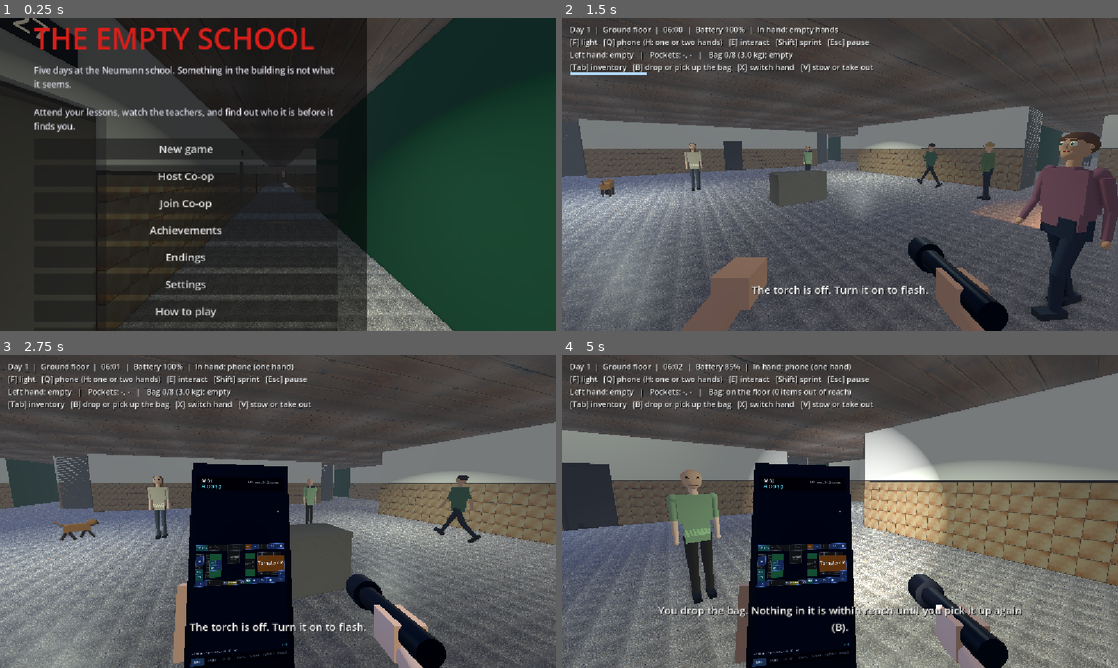
Above: before the commit, frames 1-4 (two rows, left to right).
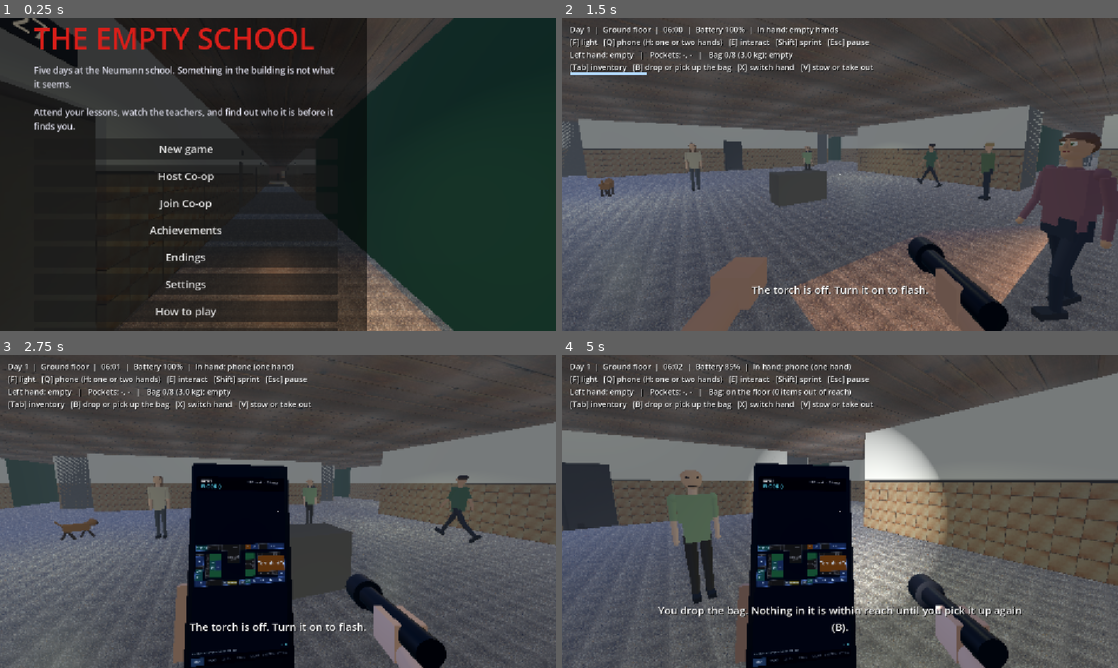
Above: after the commit, the same moments.

Repository: CsPS0/Neumann-Survival-Week
Game: Godot game, scene res://scenes/main.tscn
Same seed, same stepped clock (60 frames per second), same inputs: the game is played once before the commit and once after it.
Inputs (mouse positions are in pixels of both pictures, inside the frame that each line leads up to):
- Up to frame 1 (0.25 s): no input
- Up to frame 2 (1.5 s): click "New game" at 0.5 s; tap Enter at 1.25 s; move the mouse to (867, 174) at 1.27 s; hold W (move_forward) from 1.28 s (still down); hold T (flash) from 1.28 s (still down)
- Up to frame 3 (2.75 s): keep holding W (move_forward); tap F (flashlight) at 1.55, 2.1 s; move the mouse to (250, 511) at 2.02 s; release T (flash) at 2.03 s; tap Q (phone) at 2.3 s
- Up to frame 4 (5 s): keep holding W (move_forward); move the mouse to (851, 505) at 2.77 s; hold Q (phone) 2.78-3.53 s; tap T (flash) at 3.05 s; move the mouse to (834, 517) at 3.52 s; tap B (bag) at 3.6 s; tap F (flashlight) at 3.8 s; move the mouse to (878, 514) at 4.27 s; hold T (flash) from 4.28 s (still down); tap Q (phone) at 4.55 s

The runs differ from the first frame. In frame 1, 2.6% of the frame differs, in the area x 0-82%, y 0-100%; in frame 2, 19%; in frame 3, 22%; in frame 4, 28%, in the area x 0-100%, y 3-100%.

Commit message:
Add low-end graphics options and optional real-time lamps (#36)
Prepares HORROR-GAME for the older school PCs, with a 60 fps target on
integrated graphics.

## Changes
- New `scripts/graphics.gd`: Low, Medium and High presets, plus these
single settings: render scale, real-time lamps, shadows, view distance,
ambient occlusion and volumetric fog, anti-aliasing (off, FXAA, MSAA
2x), VSync and FPS limit. All are saved in `profile.cfg`.
- Settings menu: preset dropdown (shows Custom when a single setting
differs) and the new rows, inside a scroll area.
- Real-time lamps off: lamps, sun shadows and extra lights (candles, lab
fire, phone flash) are switched off. Ambient light stands in: bright by
day, flickering at dusk and during pranks, faint glow at night. The
flashlight stays.
- First start picks Low on integrated or software GPUs and on mobile,
High on discrete cards. Old profiles keep their saved preset.
- XR keeps its own render target. Phones and headsets keep their lamps.
- README documents the options and the `--rendering-method
gl_compatibility` launch flag for very old GPUs.

## Verification
- Godot 4.7 headless import and 120 frames of the main scene: no errors.
- Scratch script: presets match themselves, a single tweak shows Custom,
the ambient fallback and sun shadow switch work.
- Not tested on real hardware, Android, Quest or the Compatibility
renderer.

No map layout files are touched.

Diff:
--- a/HORROR-GAME/scripts/day_night.gd
+++ b/HORROR-GAME/scripts/day_night.gd
@@ -10,6 +10,8 @@
 const DUSK := 17.0 * 60.0 + 30.0
 const NIGHT := 18.0 * 60.0
 const LAMP_ENERGY := 1.4
+const FAKE_LAMP_AMBIENT := 0.45   ## Ambient light added at full lamp power when dynamic lighting is off.
+const FAKE_NIGHT_AMBIENT := 0.06  ## Faint fill at night when dynamic lighting is off, so shapes stay readable.
 
 @export var minutes_per_second := 2.0   ## 600 game minutes of daylight last 5 real minutes.
 
@@ -18,7 +20,9 @@
 var is_night := false
 var environment: Environment
 var sun: DirectionalLight3D     ## The sun: moves east to west between 06:00 and 18:00, shadows come from the walls.
-var quality := 2                ## 0 low (mobile, Quest), 1 medium, 2 high. See set_quality().
+var quality := 2                ## Sun shadow tier: 0 off, 1 medium, 2 high. See set_graphics().
+var dynamic_lighting := true    ## Off: no lamp or sun shadow lights, ambient light stands in for the lamps.
+var effects := true             ## SSAO and volumetric fog.
 
 var _lamps: Array[SpotLight3D] = []
 var _darkness := 0.0           ## 0 = day, 1 = night.
@@ -35,6 +39,7 @@
 
 func register_lamp(lamp: SpotLight3D) -> void:
 	_lamps.append(lamp)
+	_apply_lamp_state(lamp)
 
 
 ## Sun, sky and the ground outside the windows.
@@ -67,24 +72,43 @@
 	set_quality(quality)
 
 
-## Shadow range, shadow atlas size and the effects that cost the most. Mobile and Quest builds start on 0.
+## Preset-style entry point, kept for callers that only know the level (0 low, 1 medium, 2 high).
 func set_quality(level: int) -> void:
-	quality = clampi(level, 0, 2)
+	set_graphics(level > 0, level, level >= 2)
+
+
+## Lamps and sun shadows, shadow range and atlas size, and the effects that cost the most.
+## `shadow_level` 0 is off, 1 sun and flashlight only, 2 adds shadows from the lamps.
+func set_graphics(dynamic: bool, shadow_level: int, with_effects: bool) -> void:
+	dynamic_lighting = dynamic
+	quality = clampi(shadow_level, 0, 2)
+	effects = with_effects
 	if sun:
+		sun.shadow_enabled = dynamic and quality > 0
 		match quality:
-			0:
-				sun.directional_shadow_mode = DirectionalLight3D.SHADOW_ORTHOGONAL
-				sun.directional_shadow_max_distance = 30.0
 			1:
 				sun.directional_shadow_mode = DirectionalLight3D.SHADOW_PARALLEL_2_SPLITS
 				sun.directional_shadow_max_distance = 45.0
-			_:
+			2:
 				sun.directional_shadow_mode = DirectionalLight3D.SHADOW_PARALLEL_4_SPLITS
 				sun.directional_shadow_max_distance = 70.0
 	RenderingServer.directional_shadow_atlas_set_size([1024, 2048, 4096][quality], true)
 	if environment:
-		environment.ssao_enabled = quality >= 2 and not _is_mobile()
+		environment.ssao_enabled = effects and dynamic and _effects_supported()
+	for lamp in _lamps:
+		_apply_lamp_state(lamp)
 	_apply_sky()
+
+
+func _apply_lamp_state(lamp: SpotLight3D) -> void:
+	lamp.shadow_enabled = dynamic_lighting and quality >= 2
+	if not dynamic_lighting:
+		lamp.visible = false
+
+
+## SSAO and volumetric fog need the Forward+ renderer.
+func _effects_supported() -> bool:
+	return not _is_mobile() and RenderingServer.get_current_rendering_method() == "forward_plus"
 
 
 func _is_mobile() -> bool:
@@ -139,11 +163,13 @@
 	_apply_sun()
 	if environment:
 		environment.ambient_light_energy = lerpf(0.3, 0.015, _darkness)
+		if not dynamic_lighting:
+			environment.ambient_light_energy += FAKE_NIGHT_AMBIENT + FAKE_LAMP_AMBIENT * _lamp_energy() / LAMP_ENERGY
 		environment.ambient_light_color = Color(0.85, 0.88, 0.9).lerp(Color(0.35, 0.4, 0.6), _darkness)
 		environment.fog_density = lerpf(0.004, 0.045, _darkness)
 		environment.fog_light_color = Color(0.55, 0.62, 0.7).lerp(Color(0.015, 0.02, 0.03), _darkness)
 		environment.fog_sky_affect = 0.0
-		if quality >= 1 and not _is_mobile():
+		if effects and dynamic_lighting and _effects_supported():
 			# Thin by day, so the sun shows as beams through the windows. Thick at night.
 			environment.volumetric_fog_enabled = true
 			environment.volumetric_fog_density = lerpf(0.03, 0.032, _darkness)
@@ -151,18 +177,25 @@
 			environment.volumetric_fog_emission = Color(0.01, 0.01, 0.02)
 		else:
 			environment.volumetric_fog_enabled = false
-	var flicker := _darkness > 0.05 and _darkness < 0.98
-	var night_flicker := _darkness >= 0.98
-	for lamp in _lamps:
-		var energy := LAMP_ENERGY * (1.0 - _darkness) * lerpf(0.75, 1.0, _darkness)   # Daylight does part of the work.
-		if flicker and randf() < 0.2:
+	if dynamic_lighting:
+		for lamp in _lamps:
+			var energy := _lamp_energy()
+			lamp.light_energy = energy
+			lamp.visible = energy > 0.01
+
+
+## Power of one lamp right now: full by day, flickering at dusk, mostly dead at night and during a haunting.
+## With dynamic lighting off the same value drives the ambient light, so the flicker pranks still show.
+func _lamp_energy() -> float:
+	var energy := LAMP_ENERGY * (1.0 - _darkness) * lerpf(0.75, 1.0, _darkness)   # Daylight does part of the work.
+	if _darkness > 0.05 and _darkness < 0.98:
+		if randf() < 0.2:
 			energy *= randf_range(0.0, 0.8)
-		elif night_flicker and randf() < 0.01:
-			energy = randf_range(0.12, 0.45)
-		if _flicker_left > 0.0 and randf() < 0.6:
-			energy = 0.0
-		lamp.light_energy = energy
-		lamp.visible = energy > 0.01
+	elif _darkness >= 0.98 and randf() < 0.01:
+		energy = randf_range(0.12, 0.45)
+	if _flicker_left > 0.0 and randf() < 0.6:
+		energy = 0.0
+	return energy
 
 
 ## Sun position from the clock: rises in the east at 06:00, is highest at noon, sets in the west at 18:00.
--- /dev/null
+++ b/HORROR-GAME/scripts/graphics.gd
@@ -0,0 +1,101 @@
+extends RefCounted
+## Graphics quality: the presets, the single settings and the code that applies them to the engine.
+## Low-end PCs: "dynamic_lighting" off replaces every lamp with ambient light (see day_night.gd), which is the biggest saving.
+
+const KEYS: Array[String] = ["render_scale", "dynamic_lighting", "shadows", "view_distance", "effects", "aa", "vsync", "fps_cap"]
+const PRESET_NAMES: Array[String] = ["Low", "Medium", "High"]
+const ALL_LAYERS := 0xFFFFF
+
+## Whether lights outside the school lamps (candles, fires, the phone flash) are on. Read when they are created.
+static var dynamic_lighting := true
+
+
+static func is_mobile() -> bool:
+	return OS.has_feature("mobile") or OS.has_feature("android") or OS.has_feature("web") or OS.has_feature("ios")
+
+
+static func is_compatibility() -> bool:
+	return RenderingServer.get_current_rendering_method() == "gl_compatibility"
+
+
+## Preset used on first start: weak graphics chips (integrated, software) start on Low, discrete cards on High.
+static func detect_quality() -> int:
+	if is_mobile():
+		return 0
+	if DisplayServer.get_name() == "headless":
+		return 2
+	match RenderingServer.get_video_adapter_type():
+		RenderingDevice.DEVICE_TYPE_DISCRETE_GPU, RenderingDevice.DEVICE_TYPE_VIRTUAL_GPU:
+			return 2
+		RenderingDevice.DEVICE_TYPE_INTEGRATED_GPU, RenderingDevice.DEVICE_TYPE_CPU:
+			return 0
+		_:
+			return 1
+
+
+## Values of preset 0 (Low), 1 (Medium) or 2 (High). Phones and headsets keep their lamps: the mobile renderer handles them.
+static func preset_values(level: int) -> Dictionary:
+	var mobile := is_mobile()
+	match clampi(level, 0, 2):
+		0:
+			return {"render_scale": 0.75 if mobile else 0.6, "dynamic_lighting": mobile, "shadows": 1 if mobile else 0,
+					"view_distance": 70.0, "effects": false, "aa": 0, "vsync": true, "fps_cap": 0}
+		1:
+			return {"render_scale": 0.85, "dynamic_lighting": true, "shadows": 1, "view_distance": 120.0,
+					"effects": false, "aa": 1, "vsync": true, "fps_cap": 0}
+		_:
+			return {"render_scale": 1.0, "dynamic_lighting": true, "shadows": 2, "view_distance": 250.0,
+					"effects": true, "aa": 0 if mobile else 2, "vsync": true, "fps_cap": 0}
+
+
+## The preset whose values equal the current settings, or PRESET_NAMES.size() when they match none (custom).
+static func matching_preset(profile: Node) -> int:
+	for level in PRESET_NAMES.size():
+		var values := preset_values(level)
+		var same := true
+		for key: String in KEYS:
+			var want: Variant = values[key]
+			var have: Variant = profile.get_setting(key)
+			if want is bool:
+				same = same and have == want
+			else:
+				same = same and is_equal_approx(float(have), float(want))
+		if same:
+			return level
+	return PRESET_NAMES.size()
+
+
+## Tags a light that is not a school lamp. It is switched off with the other dynamic lights.
+static func tag_extra(light: Light3D) -> void:
+	light.add_to_group("extra_light")
+	if not dynamic_lighting:
+		light.light_cull_mask = 0
+
+
+static func apply(profile: Node, viewport: Viewport, player: Node, daynight: Node) -> void:
+	var dynamic: bool = profile.get_setting("dynamic_lighting")
+	var shadows := int(profile.get_setting("shadows"))
+	dynamic_lighting = dynamic
+	if daynight:
+		daynight.set_graphics(dynamic, shadows, profile.get_setting("effects"))
+	for light: Light3D in viewport.get_tree().get_nodes_in_group("extra_light"):
+		light.light_cull_mask = ALL_LAYERS if dynamic else 0
+	if not viewport.use_xr:   # Headsets size the render target themselves.
+		var scale := float(profile.get_setting("render_scale"))
+		viewport.scaling_3d_mode = Viewport.SCALING_3D_MODE_BILINEAR if scale >= 0.999 or is_compatibility() \
+				else Viewport.SCALING_3D_MODE_FSR
+		viewport.scaling_3d_scale = scale
+		var aa := int(profile.get_setting("aa"))
+		viewport.screen_space_aa = Viewport.SCREEN_SPACE_AA_FXAA if aa == 1 else Viewport.SCREEN_SPACE_AA_DISABLED
+		viewport.msaa_3d = Viewport.MSAA_2X if aa == 2 else Viewport.MSAA_DISABLED
+	if DisplayServer.get_name() != "headless":
+		DisplayServer.window_set_vsync_mode(DisplayServer.VSYNC_ENABLED if profile.get_setting("vsync")
+				else DisplayServer.VSYNC_DISABLED)
+	Engine.max_fps = int(profile.get_setting("fps_cap"))
+	if player:
+		var camera: Camera3D = player.get("camera")
+		if camera:
+			camera.far = float(profile.get_setting("view_distance"))
+		var torch: SpotLight3D = player.get("flashlight")
+		if torch:
+			torch.shadow_enabled = dynamic and shadows >= 1
--- a/HORROR-GAME/scripts/main.gd
+++ b/HORROR-GAME/scripts/main.gd
@@ -5,6 +5,7 @@
 const DoorScript := preload("res://scripts/door.gd")
 const FloorData := preload("res://scripts/floor_data.gd")
 const SoundBank := preload("res://scripts/sound_bank.gd")
+const GraphicsSettings := preload("res://scripts/graphics.gd")
 const Textures := preload("res://scripts/textures.gd")
 const PickupScript := preload("res://scripts/pickup.gd")
 const InteractableScript := preload("res://scripts/interactable.gd")
@@ -477,7 +478,7 @@
 
 func _apply_settings() -> void:
 	profile.apply(player, $WorldEnvironment.environment)
-	daynight.set_quality(int(profile.get_setting("quality")))
+	GraphicsSettings.apply(profile, get_viewport(), player, daynight)
 
 
 func _start_game() -> void:
@@ -619,6 +620,7 @@
 		_lab_fire.light_color = Color(1.0, 0.45, 0.15)
 		_lab_fire.omni_range = 9.0
 		_lab_fire.position = centre + Vector3(0.0, 1.8, 0.0)
+		GraphicsSettings.tag_extra(_lab_fire)
 		add_child(_lab_fire)
 		var flicker := create_tween().bind_node(_lab_fire).set_loops()
 		flicker.tween_property(_lab_fire, "light_energy", 0.5, 0.17)
@@ -1611,6 +1613,7 @@
 	light.light_color = Color(0.7, 0.2, 1.0)
 	light.omni_range = 4.0
 	light.light_energy = 1.2
+	GraphicsSettings.tag_extra(light)
 	_strange_object.add_child(light)
 	_strange_object.prompt = "Examine the object"
 	_strange_object.handler = func(by: Node) -> void:
@@ -1904,6 +1907,7 @@
 		candle.omni_range = 6.0
 		candle.position = Vector3(x, 1.1, 0.0)
 		candle.visible = false
+		GraphicsSettings.tag_extra(candle)
 		_altar.add_child(candle)
 		_altar_candles.append(candle)
 
--- a/HORROR-GAME/scripts/mecha.gd
+++ b/HORROR-GAME/scripts/mecha.gd
@@ -6,6 +6,7 @@
 
 const Finds := preload("res://scripts/finds.gd")
 const FloorData := preload("res://scripts/floor_data.gd")
+const GraphicsSettings := preload("res://scripts/graphics.gd")
 
 var campaign: Node
 var main: Node
@@ -94,6 +95,7 @@
 	var flash := OmniLight3D.new()   # The phone's flash: the rooms are dark at 06:00.
 	flash.light_energy = 1.5
 	flash.omni_range = 4.0
+	GraphicsSettings.tag_extra(flash)
 	camera.add_child(flash)
 	main.add_child(viewport)
 	camera.global_position = pos + towards * 2.0 + Vector3(0.0, 0.8, 0.0)
--- a/HORROR-GAME/scripts/menu.gd
+++ b/HORROR-GAME/scripts/menu.gd
@@ -184,7 +184,11 @@
 	ui.setup(profile, func() -> void:
 		if on_settings_changed.is_valid():
 			on_settings_changed.call())
-	box.add_child(ui)
+	var scroll := ScrollContainer.new()   # The graphics rows do not fit a small window.
+	scroll.custom_minimum_size = Vector2(0.0, 360.0)
+	scroll.horizontal_scroll_mode = ScrollContainer.SCROLL_MODE_DISABLED
+	scroll.add_child(ui)
+	box.add_child(scroll)
 	box.add_child(_button("Back", _back))
 
 var _lobby_code_label := Label.new()
--- a/HORROR-GAME/scripts/phone_viewmodel.gd
+++ b/HORROR-GAME/scripts/phone_viewmodel.gd
@@ -4,6 +4,7 @@
 
 const MapScript := preload("res://scripts/phone_map.gd")
 const SoundBank := preload("res://scripts/sound_bank.gd")
+const GraphicsSettings := preload("res://scripts/graphics.gd")
 
 const LOWERED_POSITION := Vector3(-0.14, -0.62, -0.33)
 const LOWERED_ROTATION := Vector3(-70.0, 8.0, 0.0)
@@ -74,6 +75,7 @@
 	_glow.light_energy = 0.0
 	_glow.omni_range = 1.2
 	_glow.position = Vector3(0.0, 0.0, -0.14)
+	GraphicsSettings.tag_extra(_glow)
 	add_child(_glow)
 
 	_click = AudioStreamPlayer.new()
--- a/HORROR-GAME/scripts/profile.gd
+++ b/HORROR-GAME/scripts/profile.gd
@@ -3,9 +3,12 @@
 
 const Achievements := preload("res://scripts/achievements.gd")
 const Endings := preload("res://scripts/endings.gd")
-const DEFAULTS := {"volume": 0.8, "sensitivity": 0.0025, "invert_y": false, "fov": 75.0, "brightness": 1.0, "fullscreen": false, "easy_map": false, "scare_flash": true, "quality": 2}
+const GraphicsSettings := preload("res://scripts/graphics.gd")
+const DEFAULTS := {"volume": 0.8, "sensitivity": 0.0025, "invert_y": false, "fov": 75.0, "brightness": 1.0, "fullscreen": false, "easy_map": false, "scare_flash": true, "quality": 2,
+		"render_scale": 1.0, "dynamic_lighting": true, "shadows": 2, "view_distance": 250.0, "effects": true, "aa": 0, "vsync": true, "fps_cap": 0}
 ## Slider ranges, kept in step with settings_ui.gd. Hand-edited values are clamped into them.
-const RANGES := {"volume": [0.0, 1.0], "sensitivity": [0.001, 0.006], "fov": [60.0, 100.0], "brightness": [0.6, 1.6], "quality": [0, 2]}
+const RANGES := {"volume": [0.0, 1.0], "sensitivity": [0.001, 0.006], "fov": [60.0, 100.0], "brightness": [0.6, 1.6], "quality": [0, 2],
+		"render_scale": [0.5, 1.0], "shadows": [0, 2], "view_distance": [40.0, 250.0], "aa": [0, 2], "fps_cap": [0, 240]}
 
 var path := "user://profile.cfg"
 var settings := DEFAULTS.duplicate()
@@ -17,9 +20,9 @@
 	add_to_group("profile")
 
 
-## Graphics quality when the player has not chosen one: low on phones and headsets, high elsewhere.
+## Graphics preset when the player has not chosen one: low on phones, headsets and weak graphics chips, high on discrete cards.
 static func default_quality() -> int:
-	return 0 if OS.has_feature("mobile") or OS.has_feature("android") or OS.has_feature("web") else 2
+	return GraphicsSettings.detect_quality()
 
 
 func get_setting(key: String) -> Variant:
@@ -64,11 +67,14 @@
 	unlocked.clear()
 	endings_seen.clear()
 	settings["quality"] = default_quality()
+	settings.merge(GraphicsSettings.preset_values(int(settings["quality"])), true)
 	var file := ConfigFile.new()
 	if file.load(path) != OK:
 		return
+	# Profiles saved before the single graphics settings existed get the values of their saved preset.
+	var preset := GraphicsSettings.preset_values(int(_clean("quality", file.get_value("settings", "quality", settings["quality"]))))
 	for key: String in DEFAULTS:
-		settings[key] = _clean(key, file.get_value("settings", key, settings[key]))
+		settings[key] = _clean(key, file.get_value("settings", key, preset.get(key, settings[key])))
 	var ids: Variant = file.get_value("progress", "unlocked", [])
 	if ids is Array:
 		for id: Variant in ids:
--- a/HORROR-GAME/scripts/settings_ui.gd
+++ b/HORROR-GAME/scripts/settings_ui.gd
@@ -1,7 +1,11 @@
 extends VBoxContainer
 ## Settings rows bound to Profile. Changes apply live; they are saved when a drag ends, a key nudges a slider or a toggle flips.
 
+const GraphicsSettings := preload("res://scripts/graphics.gd")
+
 var _profile: Node
+var _controls := {}   ## setting key -> its control, so a preset can move them all.
+var _preset: OptionButton
 var _on_change: Callable
 var _dragging := false
 
@@ -14,11 +18,84 @@
 	_slider("Mouse sensitivity", "sensitivity", 0.001, 0.006, 0.0002)
 	_slider("Field of view", "fov", 60.0, 100.0, 1.0)
 	_slider("Brightness", "brightness", 0.6, 1.6, 0.05)
-	_slider("Graphics quality (0 low, 2 high)", "quality", 0.0, 2.0, 1.0)
 	_check("Invert Y axis", "invert_y")
 	_check("Fullscreen", "fullscreen")
 	_check("Scare flashes", "scare_flash")
 	_check("Easy map (show my position)", "easy_map")
+	_graphics_rows()
+
+
+## Graphics: a preset on top, then every setting it sets. Changing one of them switches the preset to Custom.
+func _graphics_rows() -> void:
+	var heading := Label.new()
+	heading.text = "Graphics (turn lamps off and lower the render scale on slow PCs)"
+	add_child(heading)
+	var row := HBoxContainer.new()
+	var name_label := Label.new()
+	name_label.text = "Preset"
+	name_label.custom_minimum_size = Vector2(220.0, 0.0)
+	row.add_child(name_label)
+	_preset = OptionButton.new()
+	_preset.name = "preset"
+	for preset_name in GraphicsSettings.PRESET_NAMES:
+		_preset.add_item(preset_name)
+	_preset.add_item("Custom")
+	_preset.item_selected.connect(_choose_preset)
+	row.add_child(_preset)
+	add_child(row)
+	_slider("Render scale", "render_scale", 0.5, 1.0, 0.05)
+	_check("Real-time lamps (off: flat ambient light, much faster)", "dynamic_lighting")
+	_option("Shadows", "shadows", ["Off", "Sun and flashlight", "All lamps"])
+	_slider("View distance (metres)", "view_distance", 40.0, 250.0, 10.0)
+	_check("Ambient occlusion and volumetric fog", "effects")
+	_option("Anti-aliasing", "aa", ["Off", "FXAA", "MSAA 2x"])
+	_check("VSync", "vsync")
+	_slider("FPS limit (0 unlimited)", "fps_cap", 0.0, 240.0, 10.0)
+	_sync_preset()
+
+
+func _choose_preset(index: int) -> void:
+	if index >= GraphicsSettings.PRESET_NAMES.size():
+		return
+	_profile.set_setting("quality", index)
+	var values := GraphicsSettings.preset_values(index)
+	for key: String in values:
+		_profile.set_setting(key, values[key])
+		var control: Control = _controls[key]
+		if control is Range:
+			(control as Range).set_value_no_signal(float(values[key]))
+		elif control is CheckBox:
+			(control as CheckBox).set_pressed_no_signal(bool(values[key]))
+		elif control is OptionButton:
+			(control as OptionButton).select(int(values[key]))
+	_profile.save()
+	_on_change.call()
+
+
+func _sync_preset() -> void:
+	if _preset == null:
+		return
+	var level := GraphicsSettings.matching_preset(_profile)
+	_preset.select(level)
+	if level < GraphicsSettings.PRESET_NAMES.size():
+		_profile.set_setting("quality", level)
+
+
+func _option(label: String, key: String, choices: Array) -> void:
+	var row := HBoxContainer.new()
+	var name_label := Label.new()
+	name_label.text = label
+	name_label.custom_minimum_size = Vector2(220.0, 0.0)
+	row.add_child(name_label)
+	var button := OptionButton.new()
+	button.name = key
+	for choice: String in choices:
+		button.add_item(choice)
+	button.select(int(_profile.get_setting(key)))
+	button.item_selected.connect(func(index: int) -> void: _store(key, index))
+	row.add_child(button)
+	_controls[key] = button
+	add_child(row)
 
 
 func _slider(label: String, key: String, low: float, high: float, step: float) -> void:
@@ -40,6 +117,7 @@
 		_profile.save())
 	slider.value_changed.connect(func(v: float) -> void: _store(key, v, not _dragging))
 	row.add_child(slider)
+	_controls[key] = slider
 	add_child(row)
 
 
@@ -49,11 +127,14 @@
 	box.text = label
 	box.button_pressed = bool(_profile.get_setting(key))
 	box.toggled.connect(func(on: bool) -> void: _store(key, on))
+	_controls[key] = box
 	add_child(box)
 
 
 func _store(key: String, value: Variant, save := true) -> void:
 	_profile.set_setting(key, value)
+	if GraphicsSettings.KEYS.has(key):
+		_sync_preset()
 	if save:
 		_profile.save()
 	_on_change.call()
Not shown, added: HORROR-GAME/scripts/graphics.gd.uid
Not shown, changed: HORROR-GAME/README.md
